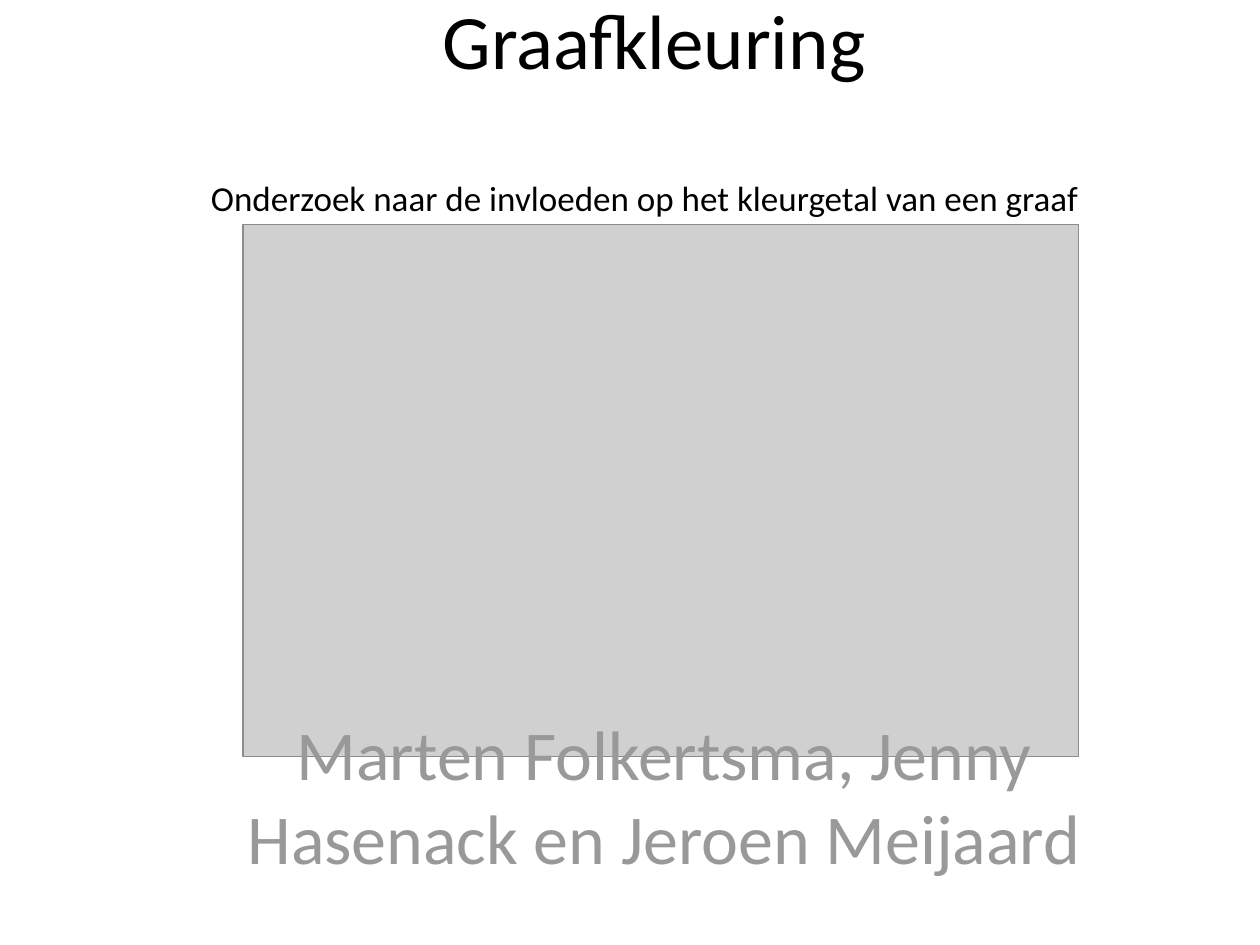
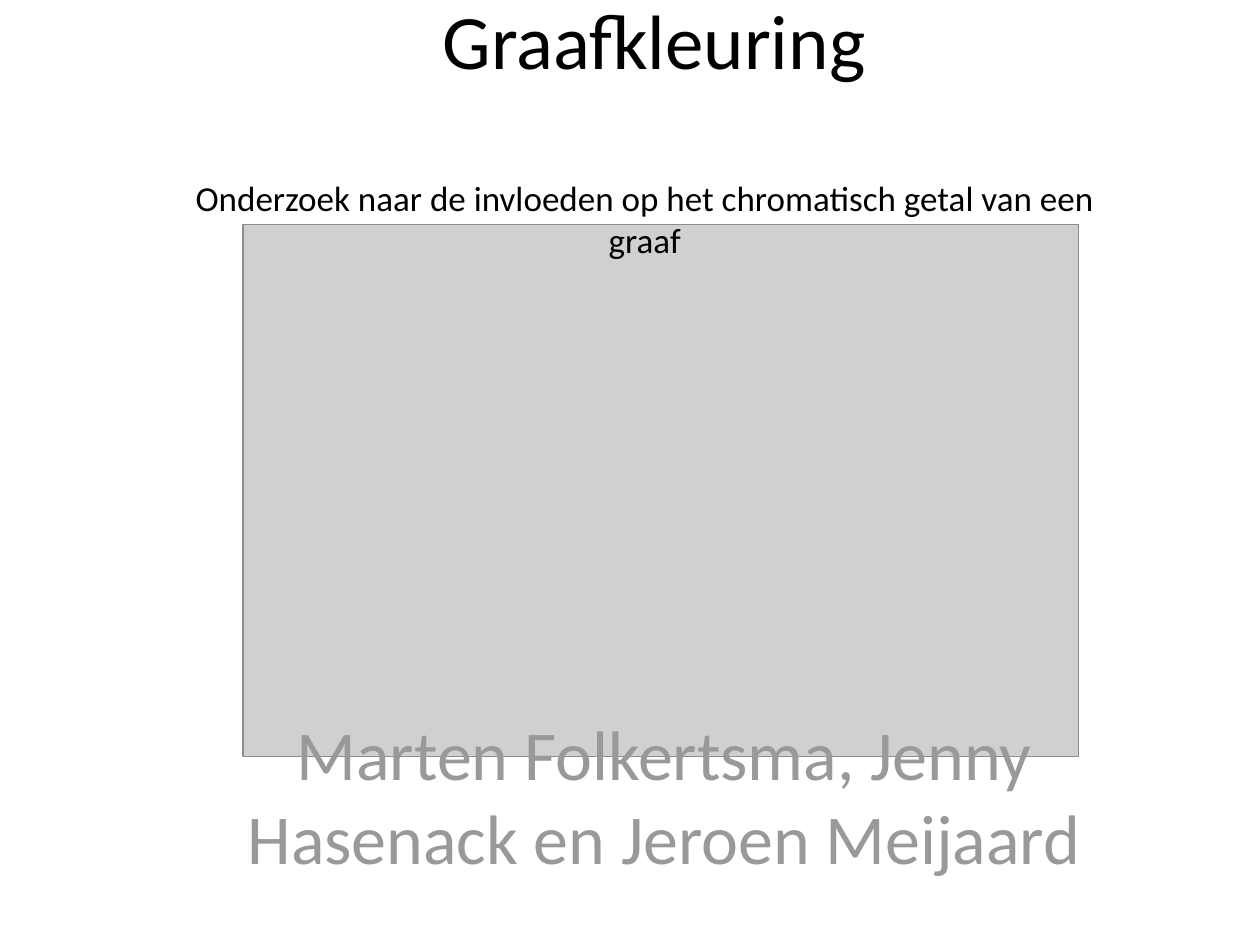
Before and after one commit to marten2/Heuristieken, a slide deck: slide 1 of niks.ppt. Drawn at 1260x945 pixels with LibreOffice and Linux fonts; fonts in the diff are those of the drawing; grey boxes stand for pictures; background and template pictures are left out. Boxes give left, top, right and bottom in pixels: in the first picture for what was removed or moved away, otherwise in the second. Text is boxed around its words. In the diff, an @@ line names an element or a change of style, - is before the commit and + after.

```diff
--- a/niks.ppt
+++ b/niks.ppt
@@ text at [196, 186, 1093, 259]: text changed @@
-Onderzoek naar de invloeden op het kleurgetal van een graaf
+Onderzoek naar de invloeden op het chromatisch getal van een graaf
```
Also in this commit, not shown: 8 other slides changed, 1 slide added.
